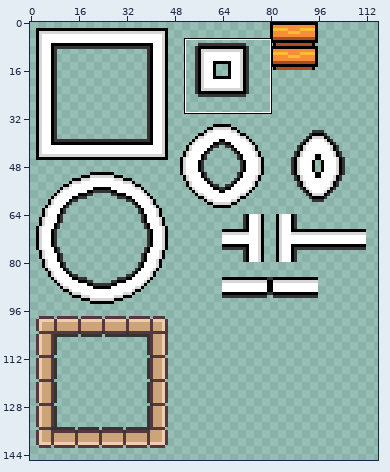
Sprite sheet, stored at Assets/Tilemap/BombGolfTileSheet.png. The first picture is a wide view before the edit; the outline marks the close-up.
Close-up. First the earlier version:
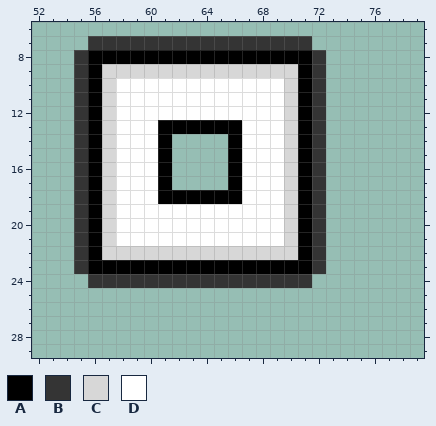
The file is 128x160 pixels. Shown: x 52..79, y 6..29. The wide view leaves out empty margins.
Palette (. is transparent): A #000000  B #343434  C #d7d7d7  D #ffffff
Pixels before, first column x 55:
 7 .BBBBBBBBBBBBBBBB.
 8 BAAAAAAAAAAAAAAAAB
 9 BACCCCCCCCCCCCCCAB
10 BACDDDDDDDDDDDDCAB
11 BACDDDDDDDDDDDDCAB
12 BACDDDDDDDDDDDDCAB
13 BACDDDAAAAAADDDCAB
14 BACDDDA....ADDDCAB
15 BACDDDA....ADDDCAB
16 BACDDDA....ADDDCAB
17 BACDDDA....ADDDCAB
18 BACDDDAAAAAADDDCAB
19 BACDDDDDDDDDDDDCAB
20 BACDDDDDDDDDDDDCAB
21 BACDDDDDDDDDDDDCAB
22 BACCCCCCCCCCCCCCAB
23 BAAAAAAAAAAAAAAAAB
24 .BBBBBBBBBBBBBBBB.
After:
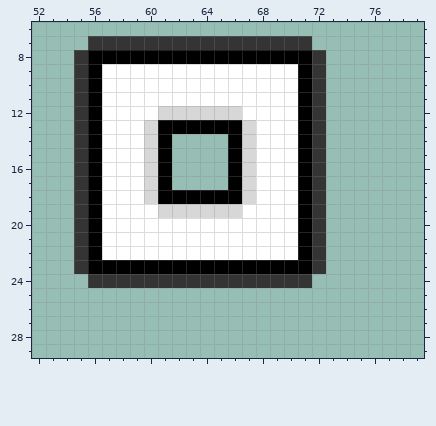
Changes in this commit:
The author changed colour D to colour C in row 12 at x 61 to 66; in rows 13 to 18 at x 60 and 67; in row 19 at x 61 to 66.
The author changed colour C to colour D in row 9 at x 57 to 70; in rows 10 to 21 at x 57 and 70; in row 22 at x 57 to 70.
Where, in picture pixels (left, top, right, bottom), the same in both close-ups:
changed: (102, 64, 298, 260)
